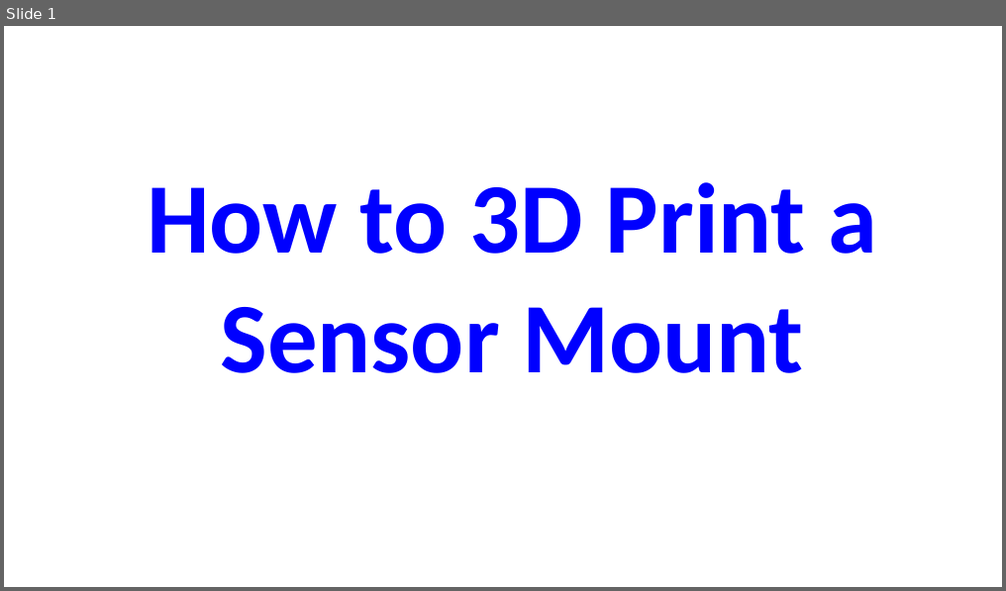
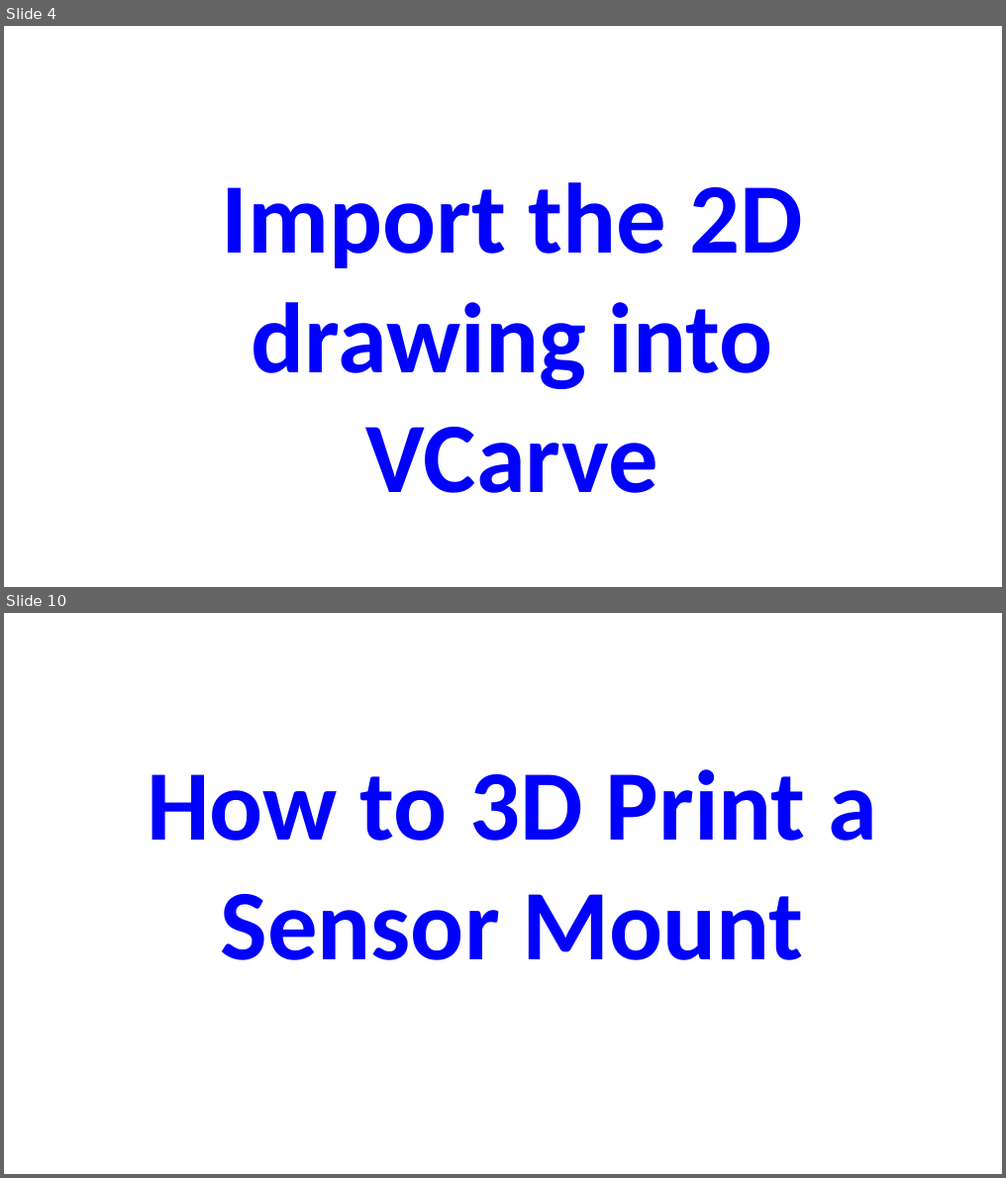
Before and after one commit to DavidAFrederick/Demo_Videos, a slide deck: df20220904_Video_Text_v01.pptx. Shown one above the other, each under a label of ours: slide 1 before the commit, slides 4 and 10 after it; the slides between them are not shown. The pictures are 1006x591 and 1006x1178 pixels, drawn with LibreOffice and Linux fonts; fonts in the diff are those of the drawing. Boxes give left, top, right and bottom in pixels: in the first picture for what was removed or moved away, otherwise in the second. Text is boxed around its words. In the diff, an @@ line names an element or a change of style, - is before the commit and + after.

```diff
--- a/df20220904_Video_Text_v01.pptx
+++ b/df20220904_Video_Text_v01.pptx
@@ slide 4 added at (x1=4, y1=26, x2=1002, y2=587), background #FFFFFF @@
@@ text added at (x1=221, y1=182, x2=803, y2=493), 96 pt, text #0000FF, bold @@
+Import the 2D drawing into VCarve
@@ what was slide 1 is now slide 10 @@
```
Also in this commit, not shown: 8 other slides added, 1 other file.
